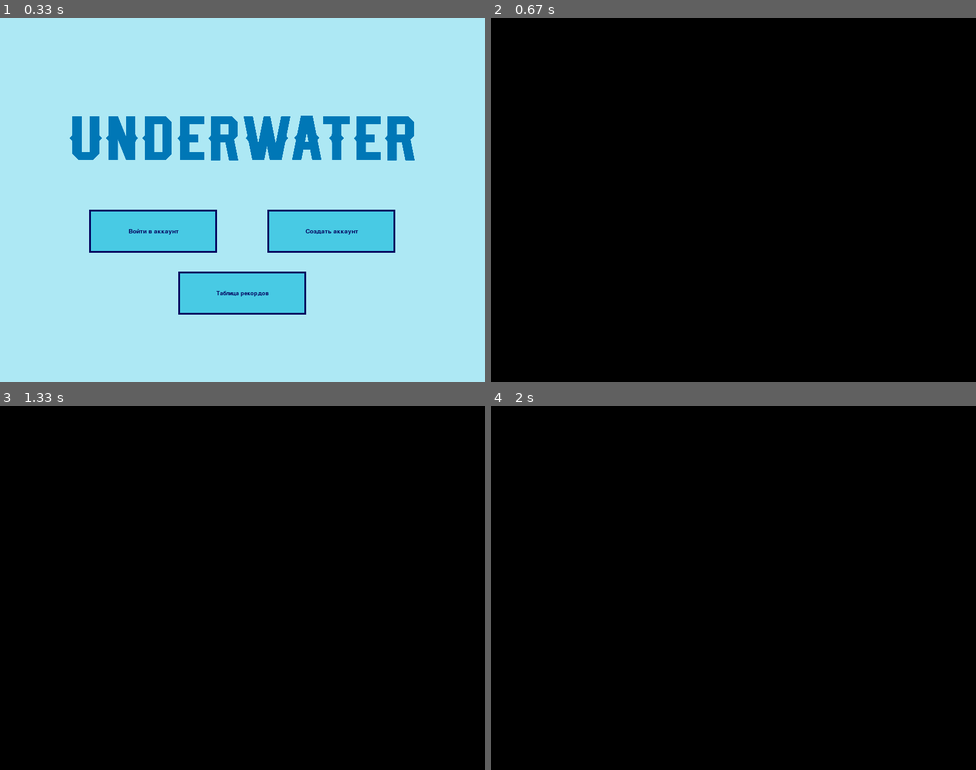
Above: before the commit, frames 1-4 (two rows, left to right).
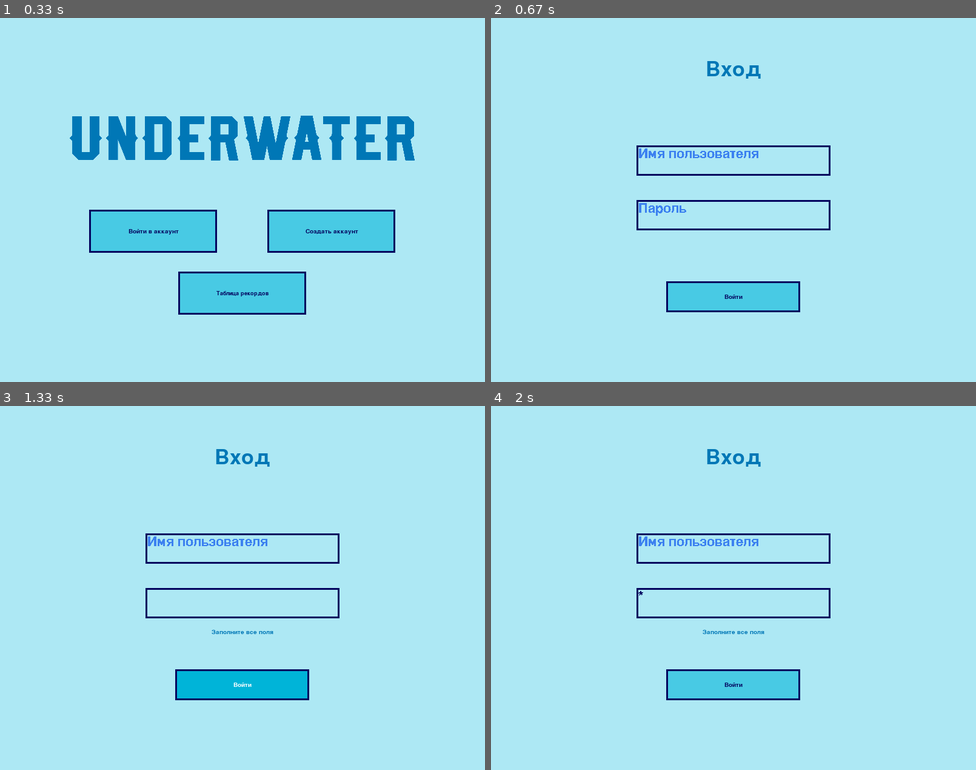
Above: after the commit, the same moments.

Repository: RaZe31-cs/pygameYandex
Game: pygame game, started from start_window.py
The game is run twice, just before and just after one commit, with the same random seed, the same clock (stepped at 60 frames per second) and the same inputs.
Inputs (mouse positions are in pixels of both pictures, inside the frame that each line leads up to):
- Up to frame 1 (0.33 s): no input
- Up to frame 2 (0.67 s): click "Войти в аккаунт" at 0.38 s
- Up to frame 3 (1.33 s): click (242, 609) at 0.72 s; click (242, 686) at 1.05 s, where only the run after the commit has a clickable "Войти"
- Up to frame 4 (2 s): tap Enter at 1.33 s; click (743, 464) at 1.72 s

Frame 1 is identical in both runs. In frame 2, 100% of the frame differs, in the area x 0-100%, y 0-100%; in frame 3, 100%; in frame 4, 100%.

Commit message:
Окно входа

Diff:
--- a/start_window.py
+++ b/start_window.py
@@ -65,7 +65,7 @@
                  normal_textcolor, hovered_textcolor):
         self.rect = pygame.rect.Rect(x, y, width, height)
 
-        self.font = pygame.font.Font(os.path.join('data', 'better-vcr-5.2.ttf'), width // (len(text) - 1))
+        self.font = pygame.font.Font(os.path.join('data', 'better-vcr-5.2.ttf'), width // (len(text) - 1) % 20)
         self.text = text
 
         self.colors = {'normal_bg': normal_bgcolor, 'hovered_bg': hovered_bgcolor, 'normal_text': normal_textcolor,
@@ -141,10 +141,66 @@
 class LoginWindow(BaseWindow):
     def __init__(self):
         super().__init__()
-        pygame.display.set_caption('Логин')
+        pygame.display.set_caption('Вход')
+
+        self.screen.fill('#ade8f4')
+
+        inp_width, inp_height = 320, 50
+
+        inp_user_name_x, inp_user_name_y = self.size[0] // 2 - inp_width // 2, self.size[1] / 10 * 3.5
+        inp_password_x, inp_password_y = self.size[0] // 2 - inp_width // 2, self.size[1] / 10 * 5
+
+        self.user_name = InputLine(inp_user_name_x, inp_user_name_y, inp_width, inp_height, 'Имя пользователя')
+        self.password = InputLine(inp_password_x, inp_password_y, inp_width, inp_height, 'Пароль', password=True)
+
+        self.inp_group = (self.user_name, self.password)
+
+        btn_width, btn_height = 220, 50
+        self.enter_btn = Button(self.size[0] // 2 - btn_width // 2, self.size[1] // 4 * 2.9, btn_width, btn_height,
+                                 'Войти', '#48cae4', '#00b4d8', '#03045e', '#ffffff')
+
+        self.error = False
+        self.error_text = ''
+
+    def display_text(self):
+        f = pygame.font.Font(os.path.join('data', 'better-vcr-5.2.ttf'), 50)
+        text = f.render('Вход', True, '#0077b6')
+        x, y = self.size[0] / 2 - text.get_width() / 2, text.get_height() * 2
+        self.screen.blit(text, (x, y))
 
     def draw(self):
-        pass
+        self.screen.fill('#ade8f4')
+        self.display_text()
+        for i in self.inp_group:
+            i.draw(self.screen)
+        self.enter_btn.draw(self.screen)
+        if self.error:
+            f = pygame.font.Font(os.path.join('data', 'better-vcr-5.2.ttf'), 15)
+            text = f.render(self.error_text, True, '#0077b6')
+            x, y = self.size[0] // 2 - text.get_width() // 2, self.size[1] // 2 + text.get_height() * 6.8
+            self.screen.blit(text, (x, y))
+
+    def check_input(self):
+        self.error, self.error_text = False, ''
+        for i in self.inp_group:
+            if i.user_input == '':
+                self.error = True
+                self.error_text = 'Заполните все поля'
+                break
+        return self.error
+
+    def next_input(self):
+        for i in range(3):
+            if self.inp_group[i].enter:
+                self.inp_group[i].enter = False
+                if i == 2:
+                    self.inp_group[0].enter = True
+                else:
+                    self.inp_group[i + 1].enter = True
+                break
+
+    def enter(self):
+        print(1)
 
 
 class RegistrationWindow(BaseWindow):
@@ -236,21 +292,31 @@
                 elif isinstance(current_window, RegistrationWindow):
                     if current_window.btn_reg.is_clicked():
                         current_window.reg()
-                    for input_line in current_window.inp_group:
-                        if input_line.is_clicked():
-                            input_line.enter = True
-                            for i in current_window.inp_group:
-                                if i != input_line:
-                                    i.enter = False
-                            break
                     else:
                         for input_line in current_window.inp_group:
-                            input_line.enter = False
+                            if input_line.is_clicked():
+                                input_line.enter = True
+                            else:
+                                input_line.enter = False
+                elif isinstance(current_window, LoginWindow):
+                    if current_window.enter_btn.is_clicked():
+                        if not current_window.check_input():
+                            current_window.enter()
+                    else:
+                        for input_line in current_window.inp_group:
+                            if input_line.is_clicked():
+                                input_line.enter = True
+                            else:
+                                input_line.enter = False
             elif event.type == pygame.KEYDOWN:
                 if isinstance(current_window, RegistrationWindow):
                     for input_line in current_window.inp_group:
                         if input_line.enter is True:
                             input_line.input(event)
+                if isinstance(current_window, LoginWindow):
+                    for input_line in current_window.inp_group:
+                        if input_line.enter is True:
+                            input_line.input(event)
 
         current_window.draw()
         pygame.display.flip()
